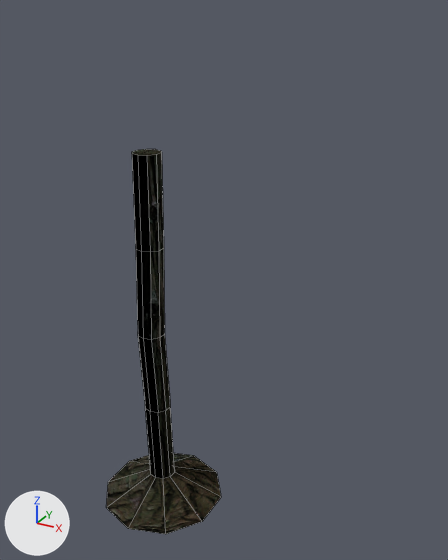
The Blender file RomanArzyle/Tree2.blend, before and after one commit.
The view is the same before and after, from a camera (50 mm lens) standing at (12.04, -16.64, 17.52) and looking at (2.5, 0.71, 8.84). Every picture has the same lights, and +X, +Y and +Z are marked at lower left. Mesh edges are drawn as thin lines.
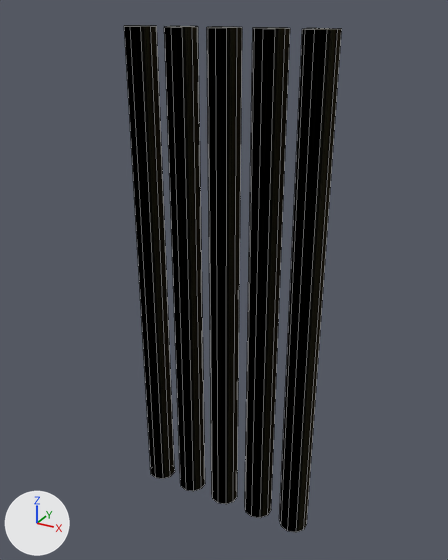
What differs and where, as boxes (x1, y1, x2, y2) in the pictures (448 x 560 px):
'Cylinder', reshaped, modifiers changed (89% wider, 31% taller): before (106, 149, 221, 534); after (124, 26, 342, 532)

The edits, one by one:
me_cylinder is used by ob_cylinder; location (0.0, 0.0, 0.0).
me_cylinder had 60 vertices, 52 faces and spanned x -2.33..2.33, y -2.45..2.45, z -1.0..13.16.
me_cylinder now has 20 vertices, 12 faces and spans x -0.49..0.49, y -0.51..0.51, z 0.0..17.0.
Part 1, on me_cylinder:
50 vertices are removed from x -2.33..2.33, y -2.45..2.45, z -1.0..13.16.
52 faces are deleted.
10 new vertices lie (0.0, 0.0, 17.0) away from vertices in x -0.49..0.49, y -0.51..0.51, z 0.0.
12 new faces join them.
Object 'Cylinder' (ob_cylinder) gains a ARRAY modifier named 'Array'.
Modifier setting: count = 5.
Modifier setting: constant_offset_displace = (0.0, 0.0, 0.0).
Modifier setting: relative_offset_displace = (1.5, 0.0, 0.0).
